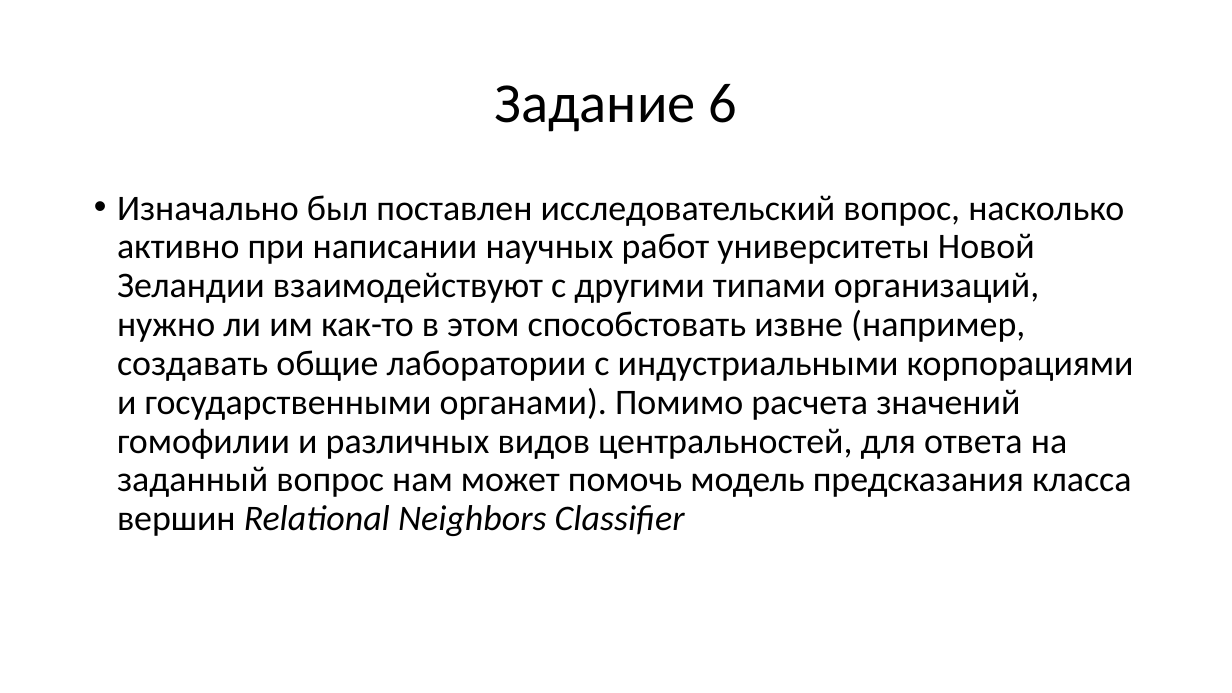
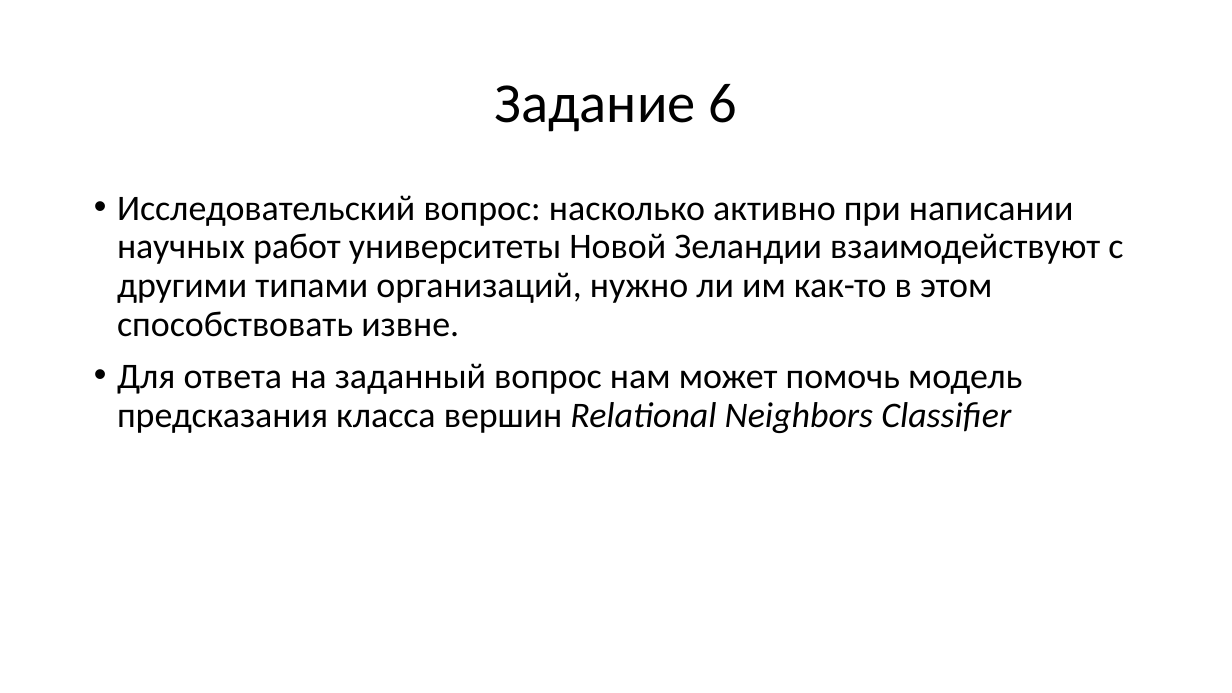
Before and after one commit to justniks/RProjects_EF, a slide deck: slide 32 of Networks/Issledovanie_nauchnogo_sotrudnichestva_v_Novoy_Zelandii.pptx (slide 33 before the commit). Drawn at 1232x693 pixels with LibreOffice and Linux fonts; fonts in the diff are those of the drawing. Boxes give left, top, right and bottom in pixels: in the first picture for what was removed or moved away, otherwise in the second. Text is boxed around its words. In the diff, an @@ line names an element or a change of style, - is before the commit and + after.

```diff
--- a/Networks/Issledovanie_nauchnogo_sotrudnichestva_v_Novoy_Zelandii.pptx
+++ b/Networks/Issledovanie_nauchnogo_sotrudnichestva_v_Novoy_Zelandii.pptx
@@ text at bbox=[117, 195, 1123, 433]: text changed @@
-• Изначально был поставлен исследовательский вопрос, насколько активно при написании научных работ университеты Новой Зеландии взаимодействуют с другими типами организаций, нужно ли им как-то в этом способстовать извне (например, создавать общие лаборатории с индустриальными корпорациями и государственными органами). Помимо расчета значений гомофилии и различных видов центральностей, для ответа на заданный вопрос нам может помочь модель предсказания класса вершин Relational Neighbors Classifier
+• Исследовательский вопрос: насколько активно при написании научных работ университеты Новой Зеландии взаимодействуют с другими типами организаций, нужно ли им как-то в этом способствовать извне.
+• Для ответа на заданный вопрос нам может помочь модель предсказания класса вершин Relational Neighbors Classifier
```
Also in this commit, not shown: 7 other slides changed, 1 slide removed, 1 other file.
